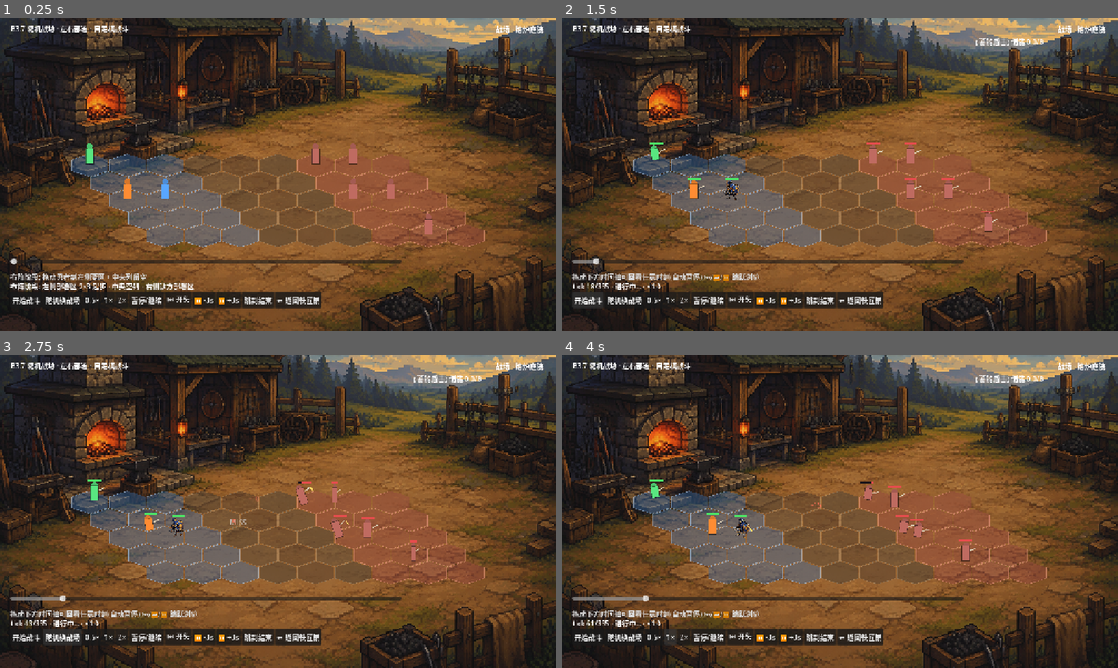
Above: before the commit, frames 1-4 (two rows, left to right).
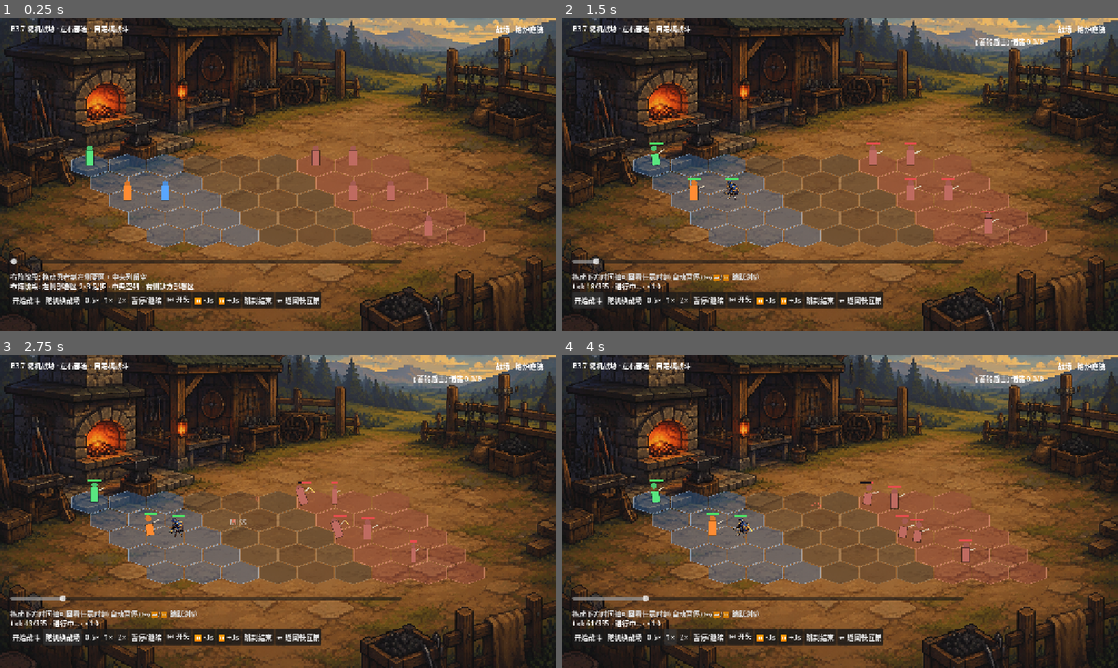
Above: after the commit, the same moments.

Repository: wuzhang114/forgegod
Game: Godot game, scene res://scenes/battle/battle_demo.tscn
Two runs of this game, one before a commit and one after it. Both use one fixed random seed, a clock stepped at 60 frames per second and the inputs below. This scene is started directly instead of the project's main scene.
Inputs:
- Up to frame 1 (0.25 s): no input
- Up to frame 2 (1.5 s): click "开始战斗" at 0.5 s; click "开始战斗" at 1.25 s
- Up to frame 3 (2.75 s): click "随机换战场" at 2 s
- Up to frame 4 (4 s): click "0.5×" at 2.75 s; click "1×" at 3.5 s

The runs differ from the first frame. In frame 1, 0.2% of the frame differs, in the area x 15-78%, y 40-70%; in frame 2, 0.2%; in frame 3, 0.2%; in frame 4, 0.3%, in the area x 15-74%, y 41-67%.

Commit message:
fix(battle): 所有单位脚底精确对齐格心(消除3.5px偏移),呼吸浮动减半

Diff:
--- a/godot-prototype/scenes/battle/battle_demo.gd
+++ b/godot-prototype/scenes/battle/battle_demo.gd
@@ -466,11 +466,12 @@
 		if drag_index >= 0 and deploy_entities[drag_index].id == e.id:
 			p = get_viewport().get_mouse_position()
 		# 与战斗纸片人同一造型基准: 脚底=格心(y=0),头在肩上方
-		draw_circle(p + Vector2(0, -(UNIT_H - UNIT_HEAD_R) - 4.5), UNIT_HEAD_R, col.darkened(0.15))
-		draw_rect(Rect2(p + Vector2(-UNIT_W / 2.0, -(UNIT_H - UNIT_HEAD_R) + 1.5),
-			Vector2(UNIT_W, UNIT_H - UNIT_HEAD_R - 5.0)), col)
-		draw_rect(Rect2(p + Vector2(-UNIT_W / 2.0, -(UNIT_H - UNIT_HEAD_R) + 1.5),
-			Vector2(UNIT_W, UNIT_H - UNIT_HEAD_R - 5.0)), Color(0, 0, 0, 0.5), false, 1.0)
+		var head_y := -(UNIT_H - UNIT_HEAD_R)               # 头圆心
+		var body_top := -(UNIT_H - UNIT_HEAD_R) + UNIT_HEAD_R - 2.0  # 肩下 2px
+		var body_h := UNIT_H - UNIT_HEAD_R - 5.0
+		draw_circle(p + Vector2(0, head_y), UNIT_HEAD_R, col.darkened(0.15))
+		draw_rect(Rect2(p + Vector2(-UNIT_W / 2.0, body_top), Vector2(UNIT_W, body_h)), col)
+		draw_rect(Rect2(p + Vector2(-UNIT_W / 2.0, body_top), Vector2(UNIT_W, body_h)), Color(0, 0, 0, 0.5), false, 1.0)
 
 
 ## 角色精灵素材(守卫已接入;后续可按角色扩充)
@@ -547,8 +548,8 @@
 	func _draw() -> void:
 		if not alive:
 			return
-		# 待机浮动(纸片呼吸)
-		bob = sin(Time.get_ticks_msec() * 0.004) * 1.5
+		# 待机浮动(纸片呼吸,轻微,脚底基本不离地)
+		bob = sin(Time.get_ticks_msec() * 0.004) * 1.0
 		var base_y := bob
 		# 攻击摆动
 		var rot := 0.0
@@ -570,18 +571,20 @@
 			# 头(肩上方)
 			var head_y := -(UNIT_H - UNIT_HEAD_R)
 			draw_circle(Vector2(0, head_y), UNIT_HEAD_R, color.darkened(0.15))
-			# 身体: 脚底=格心(y=0)
+			# 身体: 脚底=格心(y=0);攻击时压缩/拉长都保持脚踩原地
 			var h := UNIT_H - UNIT_HEAD_R - 5.0
+			var body_top := -h
 			if phase == "windup":
 				h = h - 8.0
+				body_top = -h
 			elif phase == "active":
 				h = UNIT_H - 8.0
-			var body_top := -(UNIT_H - UNIT_HEAD_R) + 1.5
+				body_top = -h
 			draw_rect(Rect2(Vector2(-UNIT_W / 2.0, body_top), Vector2(UNIT_W, h)), color)
 			draw_rect(Rect2(Vector2(-UNIT_W / 2.0, body_top), Vector2(UNIT_W, h)), Color(0, 0, 0, 0.5), false, 1.0)
 			# 武器(朝向侧,持于肩下)
 			var wx := 10.0 * facing
-			var shoulder_y := -(UNIT_H - UNIT_HEAD_R) + 6.0
+			var shoulder_y := head_y + UNIT_HEAD_R - 1.0
 			draw_line(Vector2(wx, shoulder_y + 6.0), Vector2(wx + 14 * facing, shoulder_y),
 				Color(0.85, 0.8, 0.7), 2.5)
 			if phase == "active":
